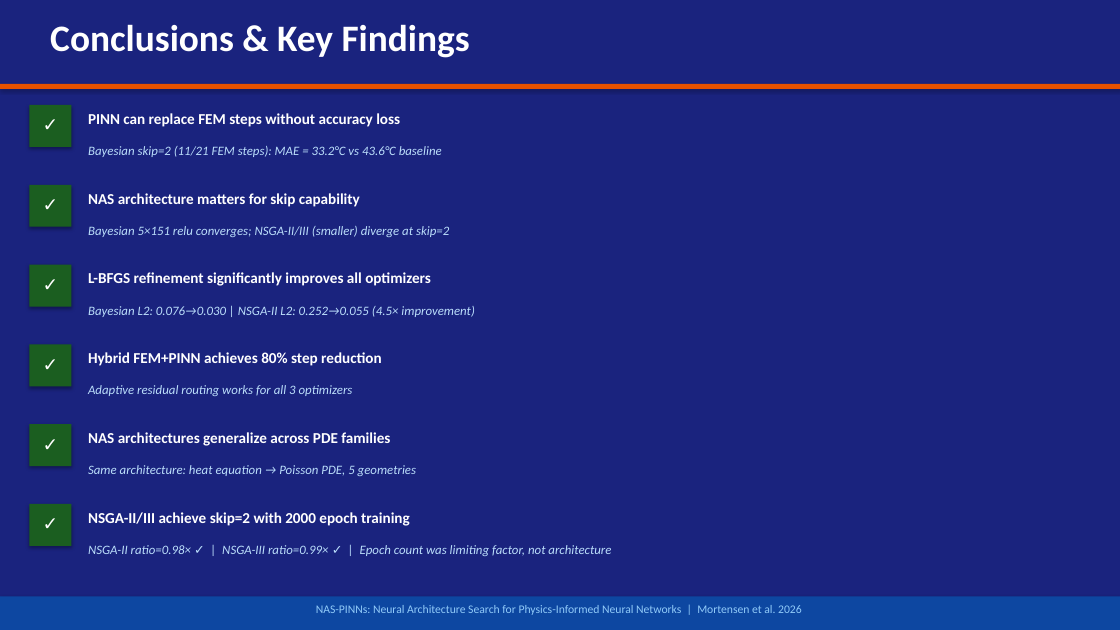
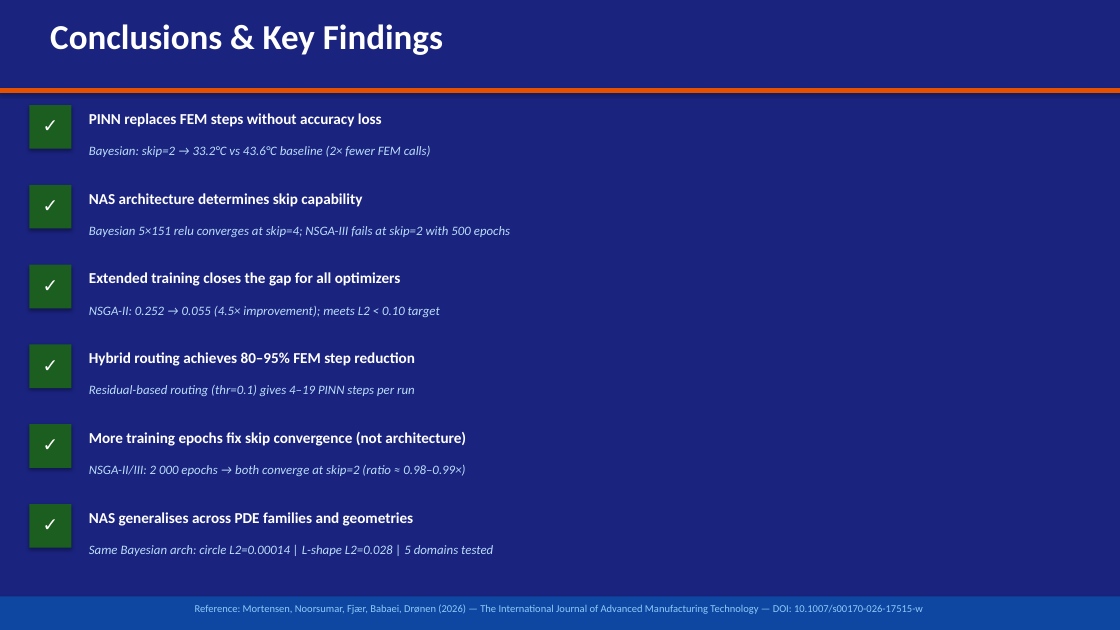
Before and after one commit to Omer8693/NAS-PINNS1, a slide deck: slide 21 of NAS-PINNS3/results/NAS_PINNs_Presentation.pptx (slide 12 before the commit). Drawn at 1120x630 pixels with LibreOffice and Linux fonts; fonts in the diff are those of the drawing. Boxes give left, top, right and bottom in pixels: in the first picture for what was removed or moved away, otherwise in the second. Text is boxed around its words. In the diff, an @@ line names an element or a change of style, - is before the commit and + after.

```diff
--- a/NAS-PINNS3/results/NAS_PINNs_Presentation.pptx
+++ b/NAS-PINNS3/results/NAS_PINNs_Presentation.pptx
@@ text "Conclusions & Key Findings" at <box>50,24,443,55</box>: size 32 to 30 pt @@
@@ rectangle: place and size @@
-rectangle at <box>0,84,1120,89</box>
+rectangle at <box>0,88,1120,93</box>
@@ text at <box>89,113,382,127</box>: text changed @@
-PINN can replace FEM steps without accuracy loss
+PINN replaces FEM steps without accuracy loss
@@ text at <box>89,146,431,157</box>: text changed @@
-Bayesian skip=2 (11/21 FEM steps): MAE = 33.2°C vs 43.6°C baseline
+Bayesian: skip=2 → 33.2°C vs 43.6°C baseline (2× fewer FEM calls)
@@ text at <box>89,193,362,207</box>: text changed @@
-NAS architecture matters for skip capability
+NAS architecture determines skip capability
@@ text at <box>89,226,510,237</box>: text changed @@
-Bayesian 5×151 relu converges; NSGA-II/III (smaller) diverge at skip=2
+Bayesian 5×151 relu converges at skip=4; NSGA-III fails at skip=2 with 500 epochs
@@ text at <box>89,272,401,286</box>: text changed @@
-L-BFGS refinement significantly improves all optimizers
+Extended training closes the gap for all optimizers
@@ text at <box>89,306,440,317</box>: text changed @@
-Bayesian L2: 0.076→0.030 | NSGA-II L2: 0.252→0.055 (4.5× improvement)
+NSGA-II: 0.252 → 0.055 (4.5× improvement); meets L2 < 0.10 target
@@ text at <box>89,352,415,366</box>: text changed @@
-Hybrid FEM+PINN achieves 80% step reduction
+Hybrid routing achieves 80–95% FEM step reduction
@@ text at <box>89,385,415,396</box>: text changed @@
-Adaptive residual routing works for all 3 optimizers
+Residual-based routing (thr=0.1) gives 4–19 PINN steps per run
@@ text at <box>89,432,466,446</box>: text changed @@
-NAS architectures generalize across PDE families
+More training epochs fix skip convergence (not architecture)
@@ text at <box>89,465,465,476</box>: text changed @@
-Same architecture: heat equation → Poisson PDE, 5 geometries
+NSGA-II/III: 2 000 epochs → both converge at skip=2 (ratio ≈ 0.98–0.99×)
@@ text at <box>89,512,414,526</box>: text changed @@
-NSGA-II/III achieve skip=2 with 2000 epoch training
+NAS generalises across PDE families and geometries
@@ text at <box>89,545,493,556</box>: text changed @@
-NSGA-II ratio=0.98× ✓ | NSGA-III ratio=0.99× ✓ | Epoch count was limiting factor, not architecture
+Same Bayesian arch: circle L2=0.00014 | L-shape L2=0.028 | 5 domains tested
@@ text at <box>195,604,923,614</box>: text changed; size 10 to 9 pt @@
-NAS-PINNs: Neural Architecture Search for Physics-Informed Neural Networks | Mortensen et al. 2026
+Reference: Mortensen, Noorsumar, Fjær, Babaei, Drønen (2026) — The International Journal of Advanced Manufacturing Technology — DOI: 10.1007/s00170-026-17515-w
```
Also in this commit, not shown: 5 other slides changed, 15 slides added, 6 slides removed, 11 other files.
